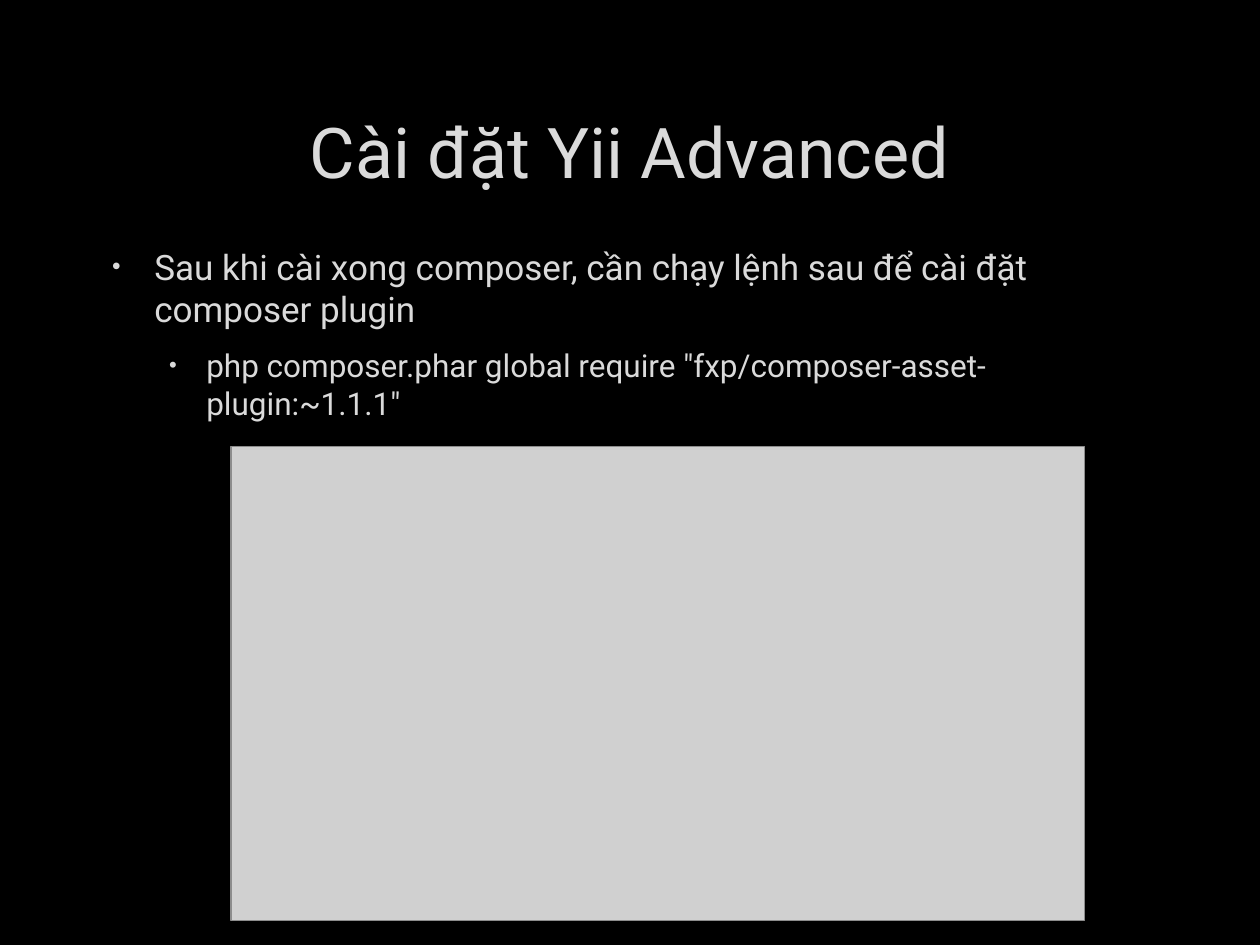
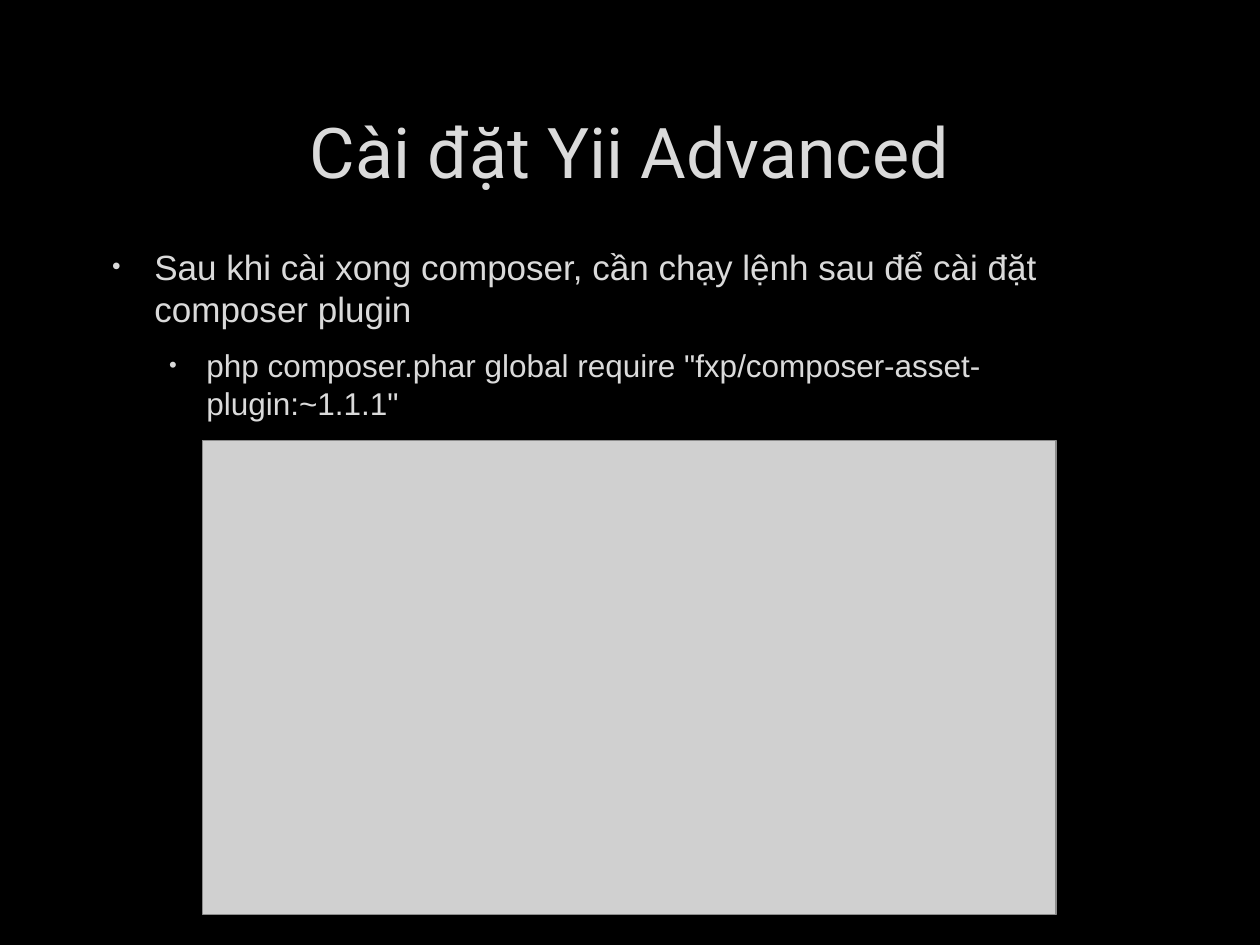
Before and after one commit to deviknight/php, a slide deck: slide 13 of Yii-Framwork.pptx (slide 8 before the commit). Drawn at 1260x945 pixels with LibreOffice and Linux fonts; fonts in the diff are those of the drawing; grey boxes stand for pictures; background and template pictures are left out. Boxes give left, top, right and bottom in pixels: in the first picture for what was removed or moved away, otherwise in the second. Text is boxed around its words. In the diff, an @@ line names an element or a change of style, - is before the commit and + after.

```diff
--- a/Yii-Framwork.pptx
+++ b/Yii-Framwork.pptx
@@ text "Sau khi cài xong composer, ..." at [154,251,1037,421]: font Roboto to Arial @@
@@ picture: place and size @@
-picture at [231,447,1084,921]
+picture at [203,441,1056,915]
```
Also in this commit, not shown: 19 other slides changed, 9 slides added, 2 slides removed, 2 other files.
